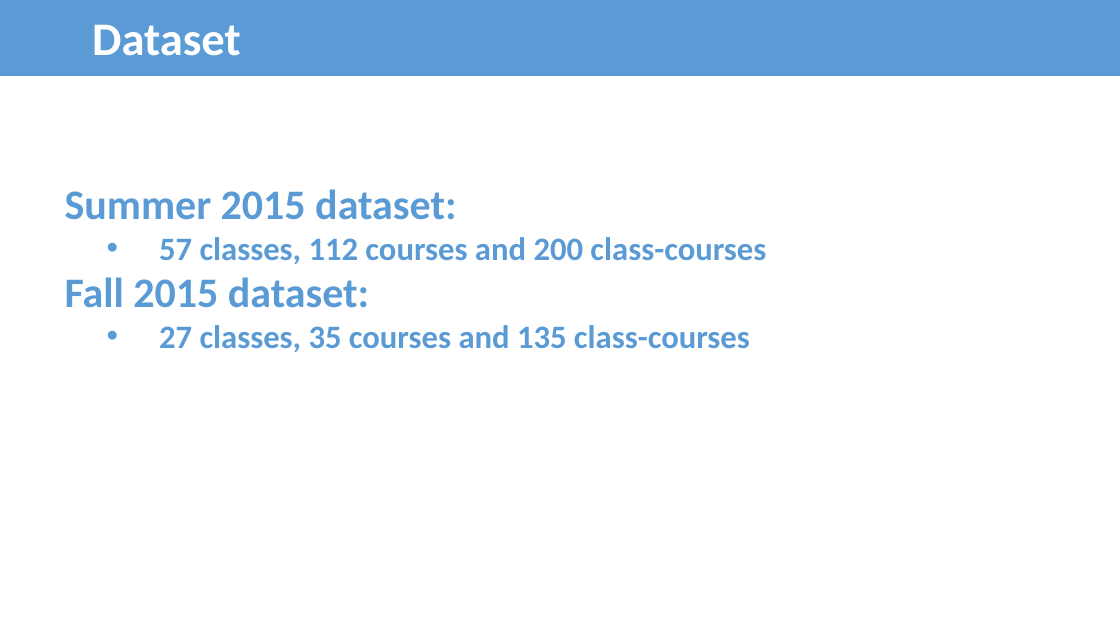
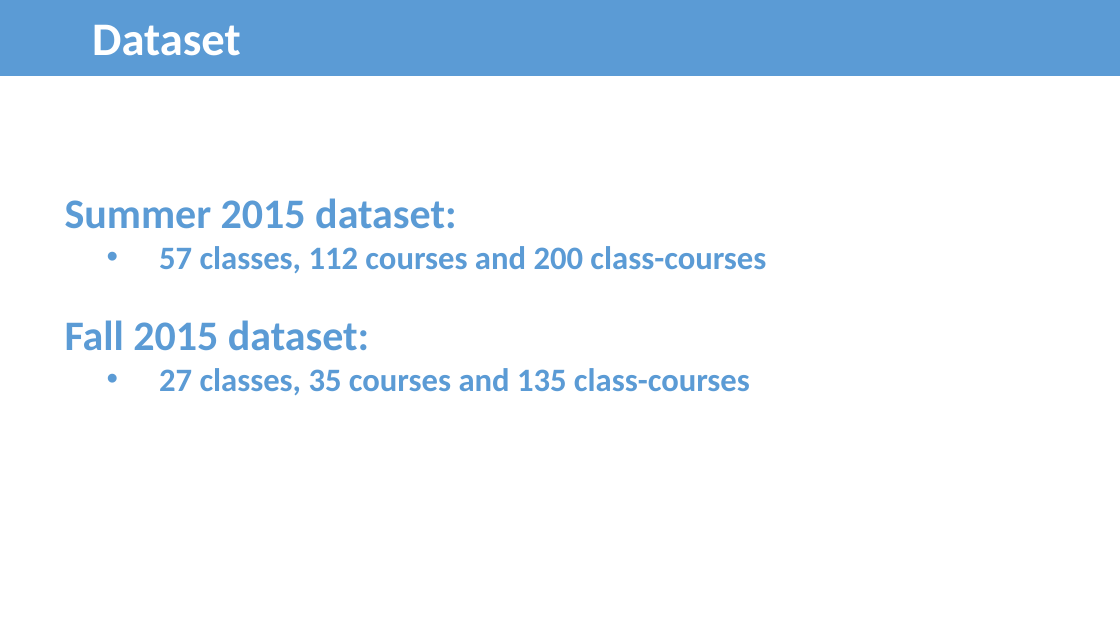
Before and after one commit to bee-lullaby/FinalProject, a slide deck: slide 61 of Documents/FinalReport_FinalYearProject_CongLT_HoaiNV_DucHM_HaNS.pptx. Drawn at 1120x630 pixels with LibreOffice and Linux fonts; fonts in the diff are those of the drawing. Boxes give left, top, right and bottom in pixels: in the first picture for what was removed or moved away, otherwise in the second. Text is boxed around its words. In the diff, an @@ line names an element or a change of style, - is before the commit and + after.

```diff
--- a/Documents/FinalReport_FinalYearProject_CongLT_HoaiNV_DucHM_HaNS.pptx
+++ b/Documents/FinalReport_FinalYearProject_CongLT_HoaiNV_DucHM_HaNS.pptx
@@ text "Summer 2015 dataset:": place and size @@
-text "Summer 2015 dataset:" at [65, 189, 766, 264]
+text "Summer 2015 dataset:" at [65, 198, 766, 273]
@@ text "Fall 2015 dataset:": place and size @@
-text "Fall 2015 dataset:" at [65, 277, 750, 352]
+text "Fall 2015 dataset:" at [65, 320, 750, 395]
```
Also in this commit, not shown: 21 other slides changed, 10 other files.
